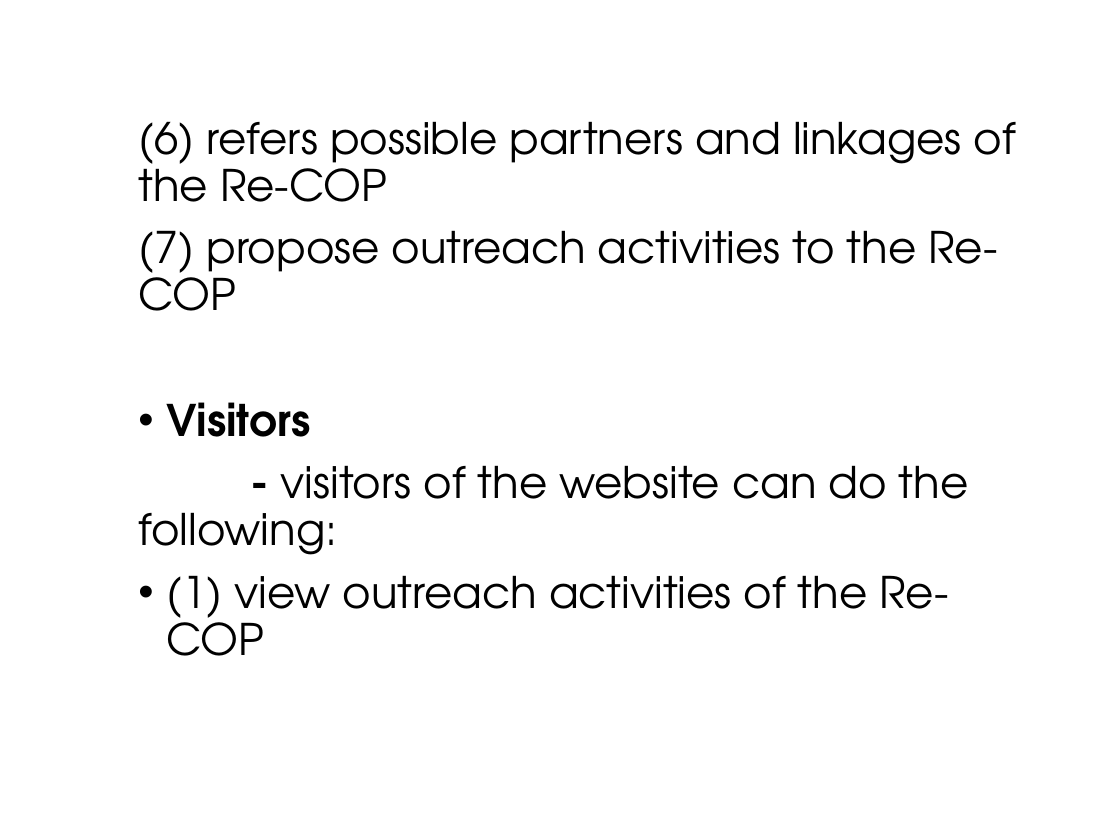
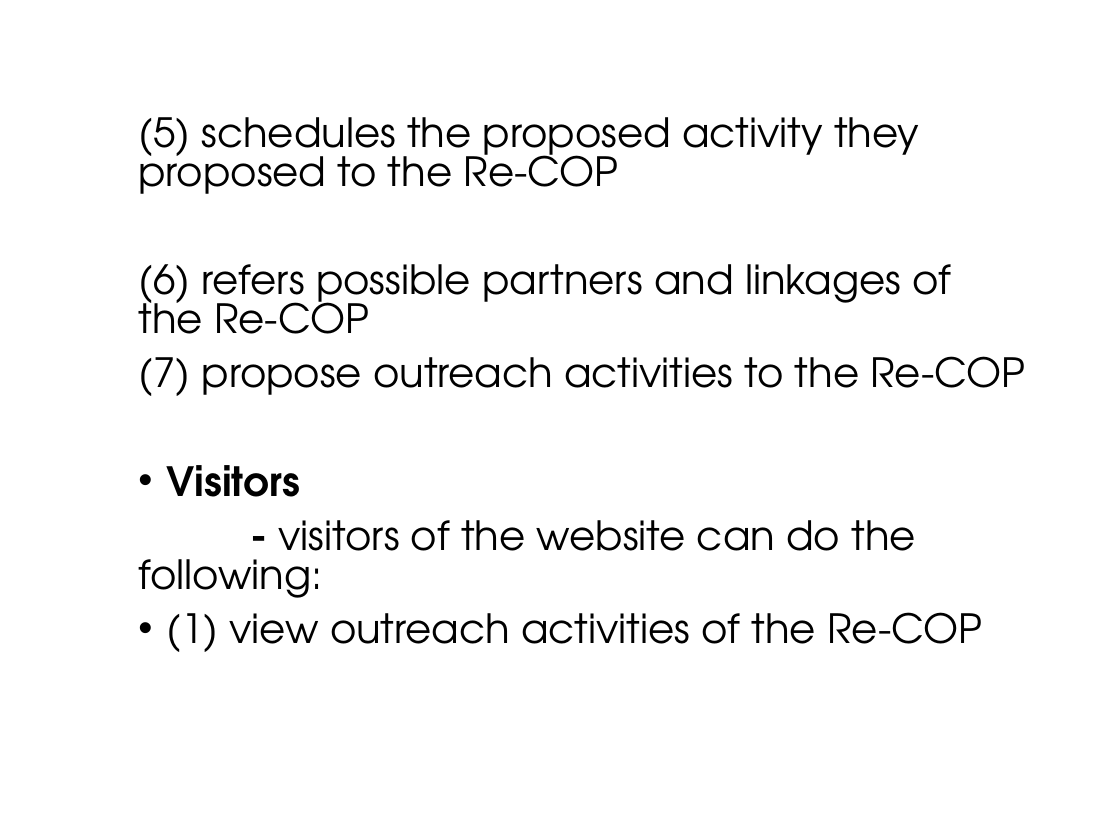
Before and after one commit to sergeangelo21/ReCOP-ComEx, a slide deck: slide 24 of Documentation/PowerPoint.pptx (slide 22 before the commit). Drawn at 1120x840 pixels with LibreOffice and Linux fonts; fonts in the diff are those of the drawing; background and template pictures are left out. Boxes give left, top, right and bottom in pixels: in the first picture for what was removed or moved away, otherwise in the second. Text is boxed around its words. In the diff, an @@ line names an element or a change of style, - is before the commit and + after.

```diff
--- a/Documentation/PowerPoint.pptx
+++ b/Documentation/PowerPoint.pptx
@@ text at (x1=138, y1=117, x2=919, y2=194): paragraph added @@
+(5) schedules the proposed activity they proposed to the Re-COP
@@ text at (x1=138, y1=264, x2=1025, y2=652): size 28 to 25.9 pt in "(6) refers possible partners and linkages of ...", "(7) propose outreach activities to the Re-COP", "Visitors", "- visitors of the website can do ..." and 1 more places; line spacing 0.9 to 0.8 @@
```
Also in this commit, not shown: 15 other slides changed, 5 slides added.
